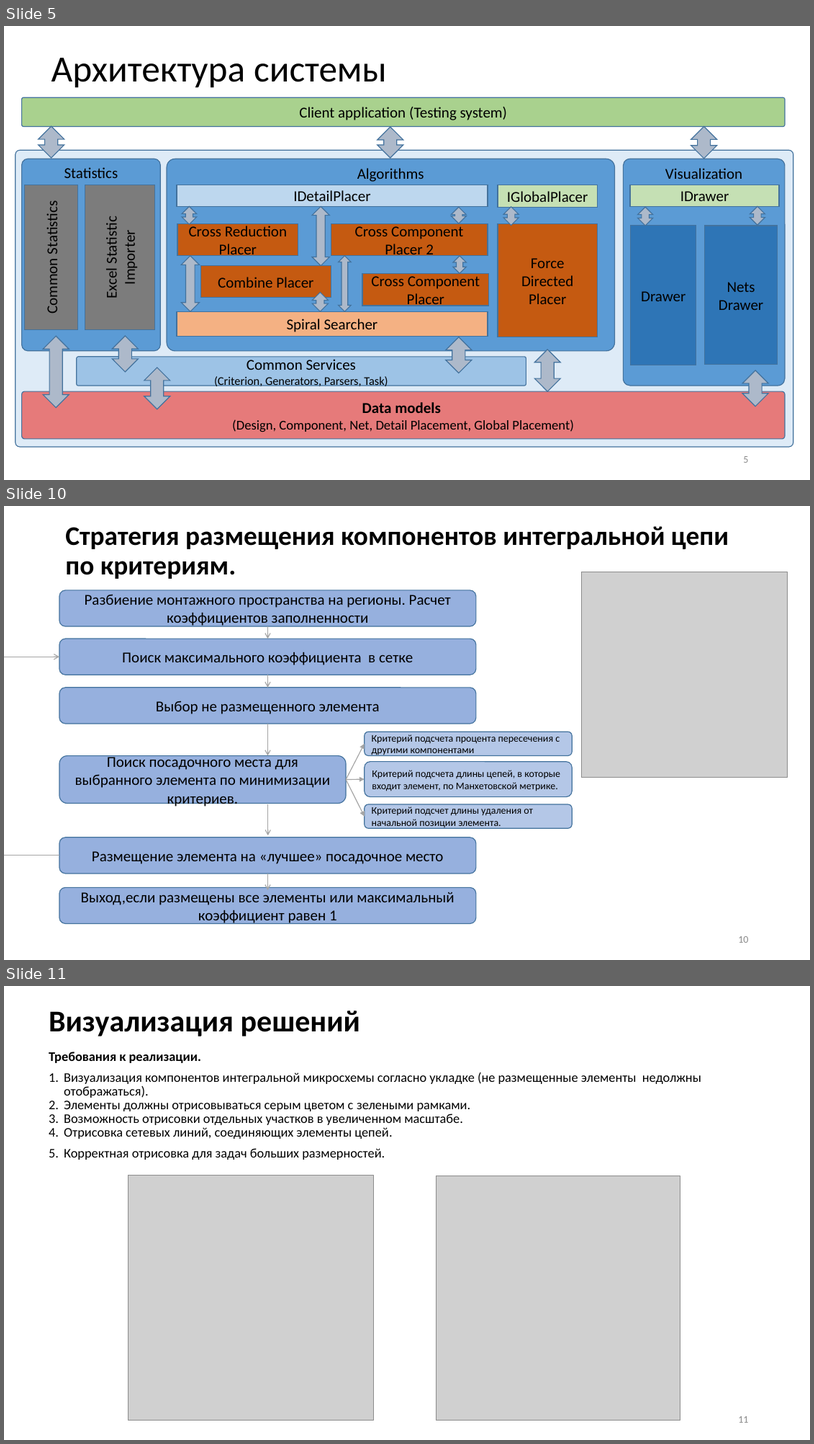
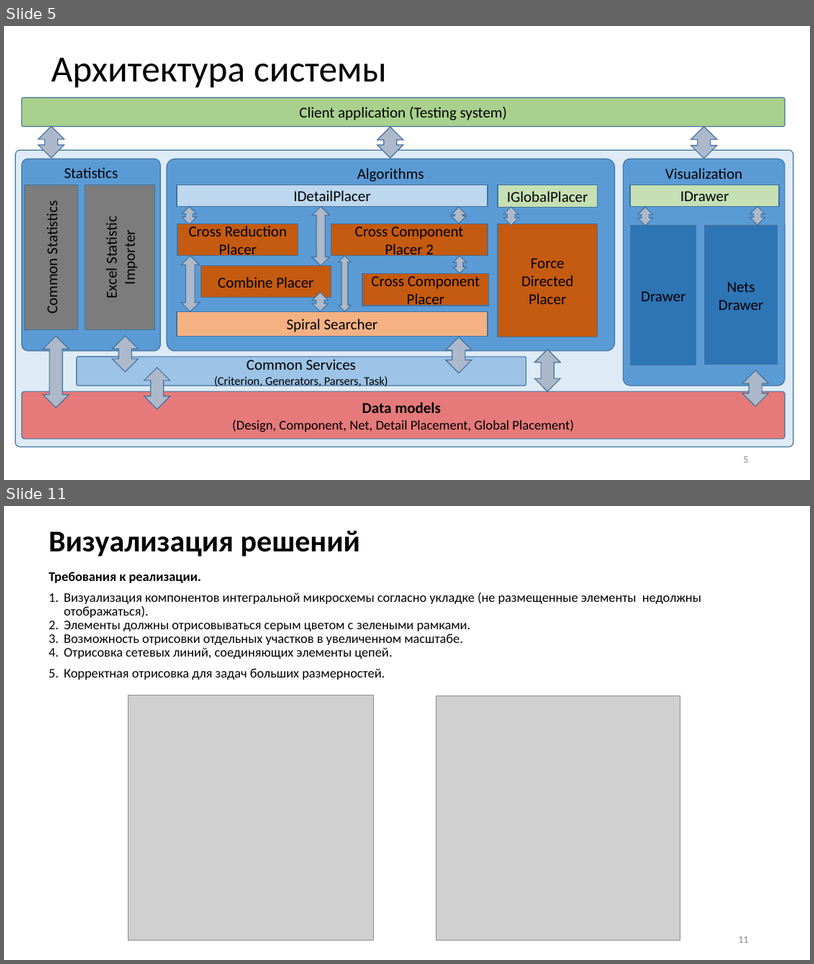
Before and after one commit to SergeyRyzhov/EP, a slide deck: documents/Презентация.pptx. Shown one above the other, each under a label of ours: slides 5, 10 and 11 before the commit, slides 5 and 11 after it; the slides between them are not shown. The pictures are 814x1444 and 814x964 pixels, drawn with LibreOffice and Linux fonts; fonts in the diff are those of the drawing; grey boxes stand for pictures. Boxes give left, top, right and bottom in pixels: in the first picture for what was removed or moved away, otherwise in the second. Text is boxed around its words. In the diff, an @@ line names an element or a change of style, - is before the commit and + after.

```diff
--- a/documents/Презентация.pptx
+++ b/documents/Презентация.pptx
@@ slide 10 removed at <box>4,506,810,960</box>, background #FFFFFF @@
@@ title removed at <box>65,526,729,579</box> @@
-Стратегия размещения компонентов интегральной цепи по критериям.
@@ rounded rectangle removed at <box>59,590,476,626</box> @@
-Разбиение монтажного пространства на регионы. Расчет коэффициентов заполненности
@@ picture removed at <box>581,572,788,777</box> @@
@@ arrow removed from (268, 626) to (268, 638) @@
@@ elbow arrow removed from (59, 855) to (59, 656) @@
@@ rounded rectangle removed at <box>59,638,476,674</box> @@
-Поиск максимального коэффициента в сетке
@@ arrow removed from (268, 674) to (268, 687) @@
@@ rounded rectangle removed at <box>59,687,476,723</box> @@
-Выбор не размещенного элемента
@@ arrow removed from (268, 723) to (268, 755) @@
@@ rounded rectangle removed at <box>365,731,572,756</box> @@
-Критерий подсчета процента пересечения с другими компонентами
@@ rounded rectangle removed at <box>59,756,347,803</box> @@
-Поиск посадочного места для выбранного элемента по минимизации критериев.
@@ arrow removed from (347, 780) to (365, 744) @@
@@ rounded rectangle removed at <box>365,762,572,796</box> @@
-Критерий подсчета длины цепей, в которые входит элемент, по Манхетовской метрике.
@@ arrow removed from (347, 780) to (365, 779) @@
@@ arrow removed from (347, 780) to (365, 816) @@
@@ arrow removed from (268, 804) to (268, 835) @@
@@ rounded rectangle removed at <box>365,804,572,829</box> @@
-Критерий подсчет длины удаления от начальной позиции элемента.
@@ rounded rectangle removed at <box>59,837,476,873</box> @@
-Размещение элемента на «лучшее» посадочное место
@@ rounded rectangle removed at <box>59,887,476,924</box> @@
-Выход,если размещены все элементы или максимальный коэффициент равен 1
@@ arrow removed from (268, 873) to (268, 890) @@
@@ page number removed at <box>738,936,748,942</box> @@
-10
```
Also in this commit, not shown: 8 slides changed, 6 slides added, 1 other slide removed, 1 other file.
